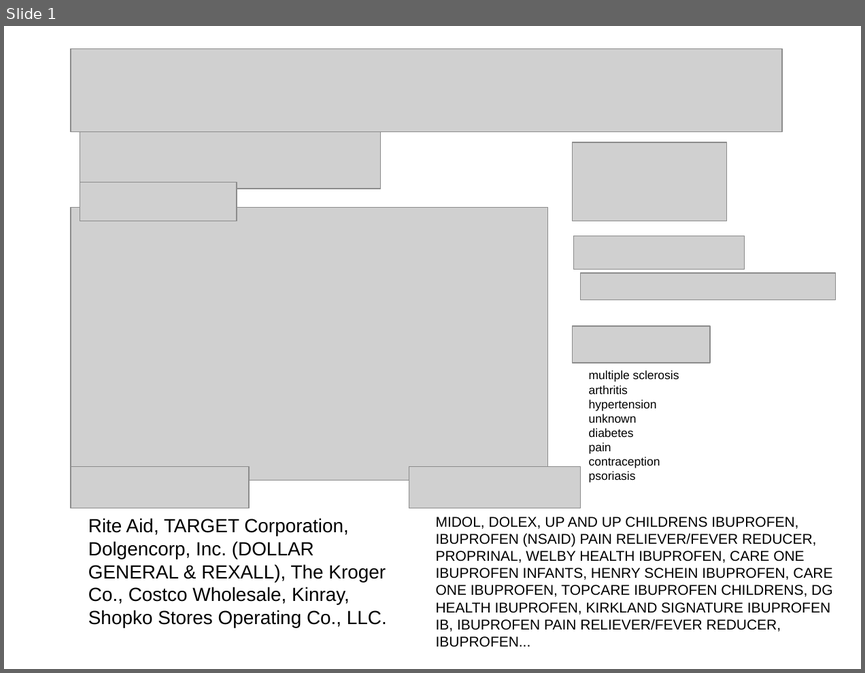
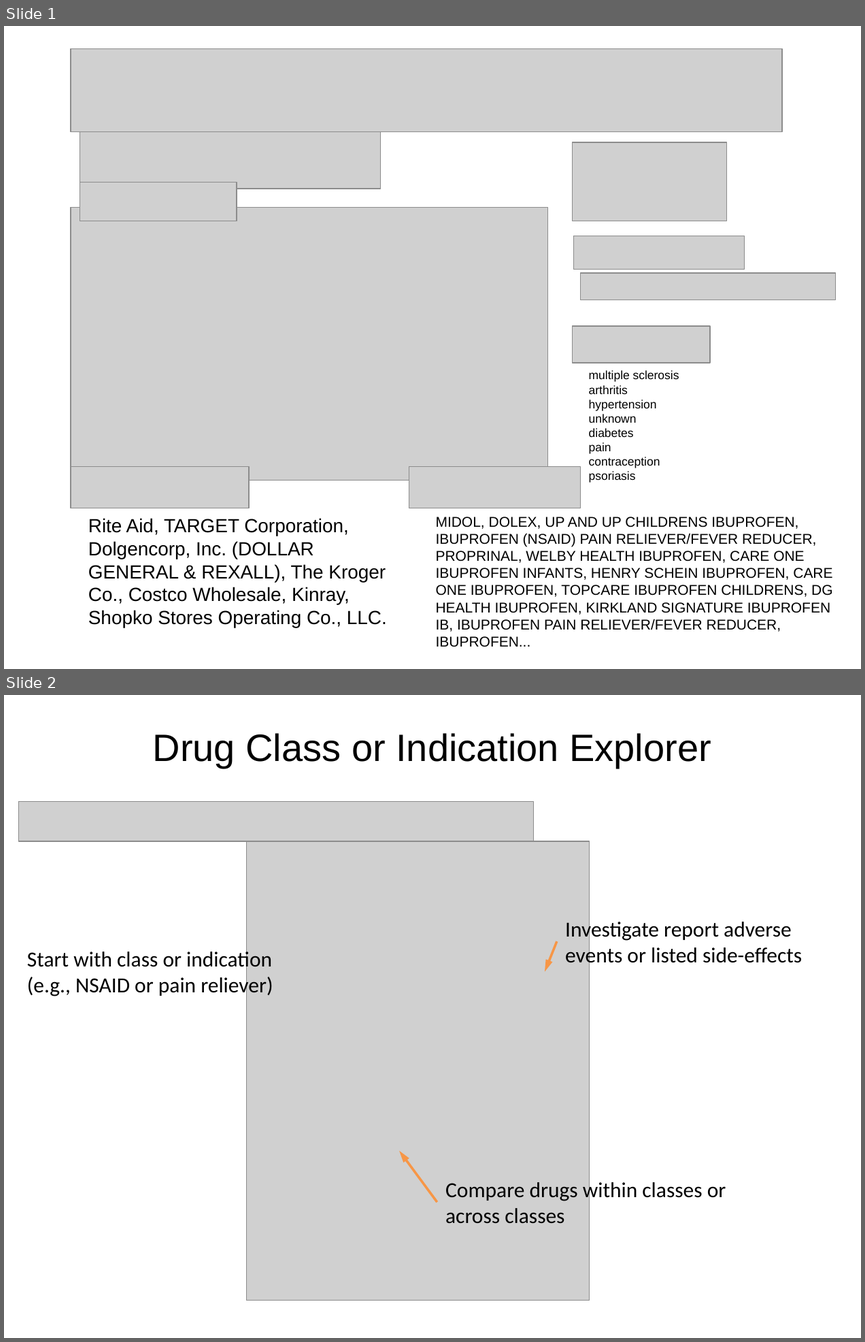
Before and after one commit to PluribusDigital/open-fda, a slide deck: doc/design_artifacts/drug_detail_mockup.pptx. Shown one above the other, each under a label of ours: slide 1 before the commit, slides 1 and 2 after it. The pictures are 865x673 and 865x1342 pixels, drawn with LibreOffice and Linux fonts; fonts in the diff are those of the drawing; grey boxes stand for pictures. Boxes give left, top, right and bottom in pixels: in the first picture for what was removed or moved away, otherwise in the second. Text is boxed around its words. In the diff, an @@ line names an element or a change of style, - is before the commit and + after.

Commit message:
Add mocks for detail views of adverse events and class explorer.

```diff
--- a/doc/design_artifacts/drug_detail_mockup.pptx
+++ b/doc/design_artifacts/drug_detail_mockup.pptx
@@ slide 2 added at [4, 695, 861, 1338], background #FFFFFF @@
@@ title added at [153, 733, 711, 768], 32 pt, text #000000 @@
+Drug Class or Indication Explorer
@@ picture added at [18, 801, 534, 841] @@
@@ picture added at [247, 841, 589, 1300] @@
@@ text added at [565, 918, 802, 967], 18 pt, text #000000 @@
+Investigate report adverse events or listed side-effects
@@ text added at [27, 949, 273, 998], 18 pt, text #000000 @@
+Start with class or indication (e.g., NSAID or pain reliever)
@@ arrow added from (557, 941) to (545, 972), #F79646 2 pt @@
@@ arrow added from (436, 1202) to (399, 1151), #F79646 2 pt @@
@@ text added at [445, 1178, 726, 1223], 18 pt, text #000000 @@
+Compare drugs within classes or across classes
```
Also in this commit, not shown: 2 other slides added.
